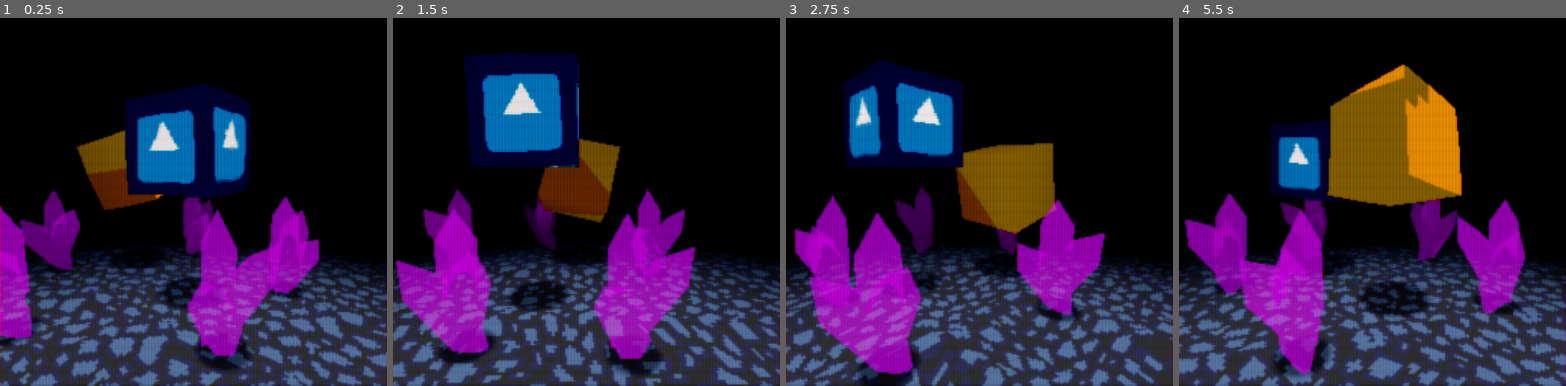
Above: before the commit, frames 1-4 (left to right).
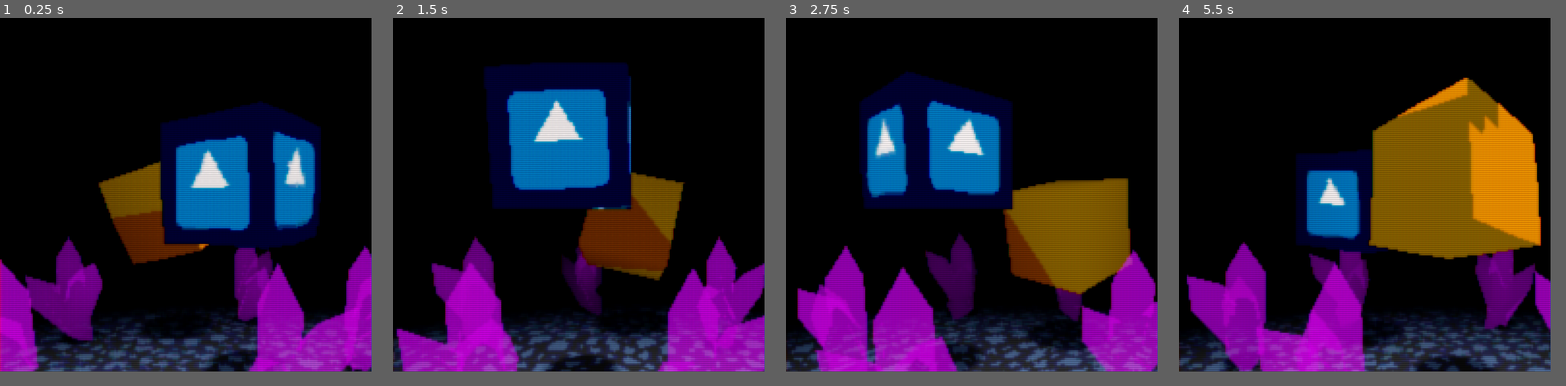
Above: after the commit, the same moments.

Repository: MenacingMecha/godot-psx-style-demo
Game: Godot game, scene res://post_process/post_process_blur.tscn
Two runs of this game, one before a commit and one after it. Both use one fixed random seed, a clock stepped at 60 frames per second and the inputs below. The engine's default icon, where the game draws it, is replaced by a stand-in: a white triangle on a blue panel in a dark square.
Inputs:
- Up to frame 1 (0.25 s): no input
- Up to frame 2 (1.5 s): tap Enter (ui_accept) at 0.5, 0.77 s; tap 2 (kb_2) at 0.6, 1.35 s
- Up to frame 3 (2.75 s): tap Enter (ui_accept) at 1.52, 2 s; tap 2 (kb_2) at 2.1 s
- Up to frame 4 (5.5 s): tap 2 (kb_2) every 0.75 s from 2.85 to 5.1 s; tap Enter (ui_accept) at 3.02, 3.5, 3.77, 4.25, 4.52, 5 s
In our replay, the window is 800x762 before the commit and 768x732 after it. These sizes can differ from the game's own. Grey fills any space a smaller window leaves; there, only what the larger window draws over its background counts as a difference.

The runs differ from the first frame. In frame 1, 58% of the frame differs, in the area x 0-100%, y 17-100%; in frame 2, 56%; in frame 3, 59%; in frame 4, 64%, in the area x 0-100%, y 12-100%.

Commit message:
Changed project window size to be 3x PSX resolution rather than 4x

Diff:
--- a/project.godot
+++ b/project.godot
@@ -21,9 +21,10 @@
 
 [display]
 
-window/size/height=976
-window/size/test_width=1024
-window/size/test_height=976
+window/size/width=768
+window/size/height=732
+window/size/test_width=768
+window/size/test_height=732
 window/stretch/mode="viewport"
 window/stretch/aspect="keep"
 
